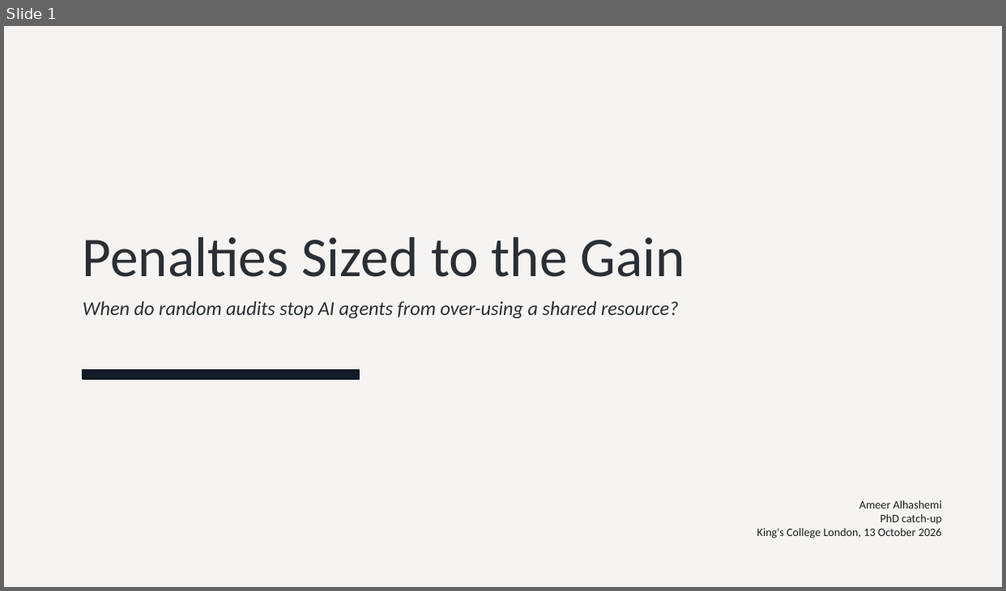
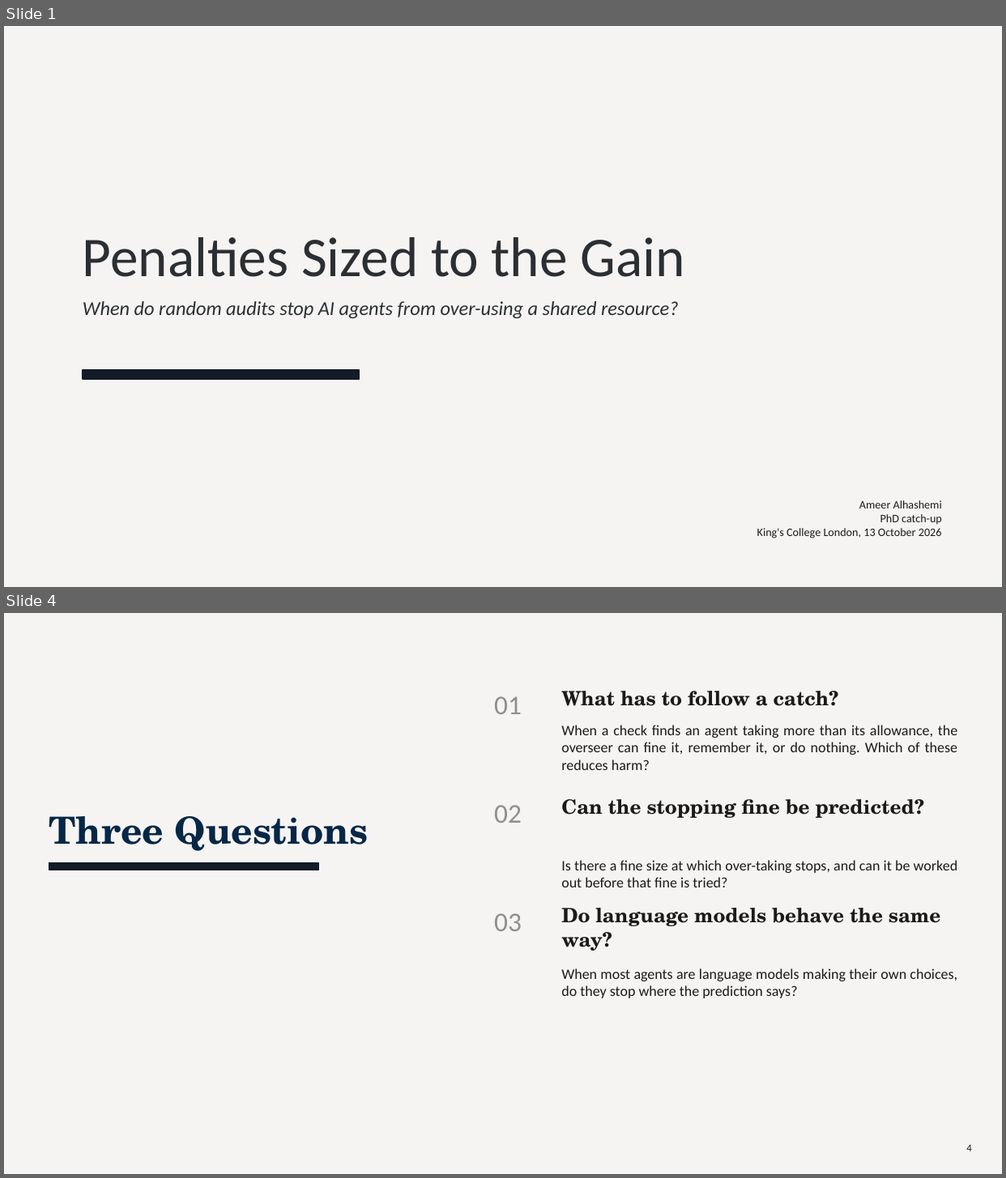
Before and after one commit to TallowCatch/invasion-commons, a slide deck: notes/slides/2026-10-13_phd_catchup/phd_catchup_2026-10-13.pptx. Shown one above the other, each under a label of ours: slide 1 before the commit, slides 1 and 4 after it; the slides between them are not shown. The pictures are 1006x591 and 1006x1178 pixels, drawn with LibreOffice and Linux fonts; fonts in the diff are those of the drawing. Boxes give left, top, right and bottom in pixels: in the first picture for what was removed or moved away, otherwise in the second. Text is boxed around its words. In the diff, an @@ line names an element or a change of style, - is before the commit and + after.

```diff
--- a/notes/slides/2026-10-13_phd_catchup/phd_catchup_2026-10-13.pptx
+++ b/notes/slides/2026-10-13_phd_catchup/phd_catchup_2026-10-13.pptx
@@ slide 4 added at bbox=[4, 613, 1002, 1174], background #F5F4F2 @@
@@ text added at bbox=[494, 696, 522, 714], 26 pt, text #8F8F8F @@
+01
@@ text added at bbox=[561, 691, 839, 706], 19 pt, text #1C191A, bold @@
+What has to follow a catch?
@@ text added at bbox=[561, 725, 957, 770], 14 pt, text #1C191A @@
+When a check finds an agent taking more than its allowance, the overseer can fine it, remember it, or do nothing. Which of these reduces harm?
@@ text added at bbox=[494, 805, 522, 823], 26 pt, text #8F8F8F @@
+02
@@ text added at bbox=[561, 799, 924, 818], 19 pt, text #1C191A, bold @@
+Can the stopping fine be predicted?
@@ text added at bbox=[49, 816, 368, 851], 36 pt, text #062746, bold @@
+Three Questions
@@ rectangle added at bbox=[49, 863, 318, 871], fill #131B28, outline #131B28 1 pt @@
@@ text added at bbox=[561, 860, 957, 888], 14 pt, text #1C191A @@
+Is there a fine size at which over-taking stops, and can it be worked out before that fine is tried?
@@ text added at bbox=[494, 914, 522, 931], 26 pt, text #8F8F8F @@
+03
@@ text added at bbox=[561, 908, 940, 951], 19 pt, text #1C191A, bold @@
+Do language models behave the same way?
@@ text added at bbox=[561, 969, 957, 999], 14 pt, text #1C191A @@
+When most agents are language models making their own choices, do they stop where the prediction says?
@@ text added at bbox=[966, 1145, 971, 1152], 10 pt, text #1C191A @@
+4
```
Also in this commit, not shown: 8 slides changed, 6 other slides added, 6 slides removed, 2 other files.
